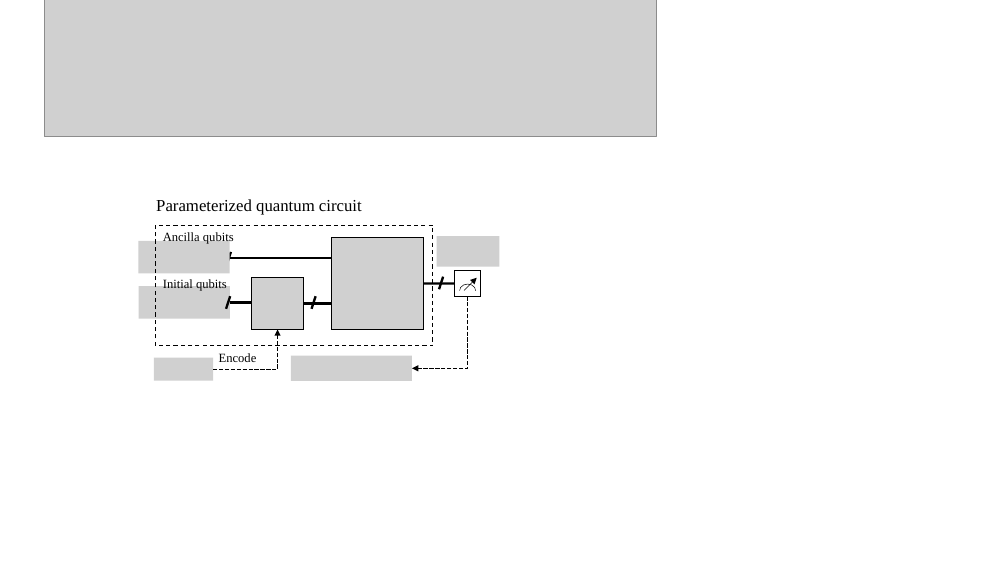
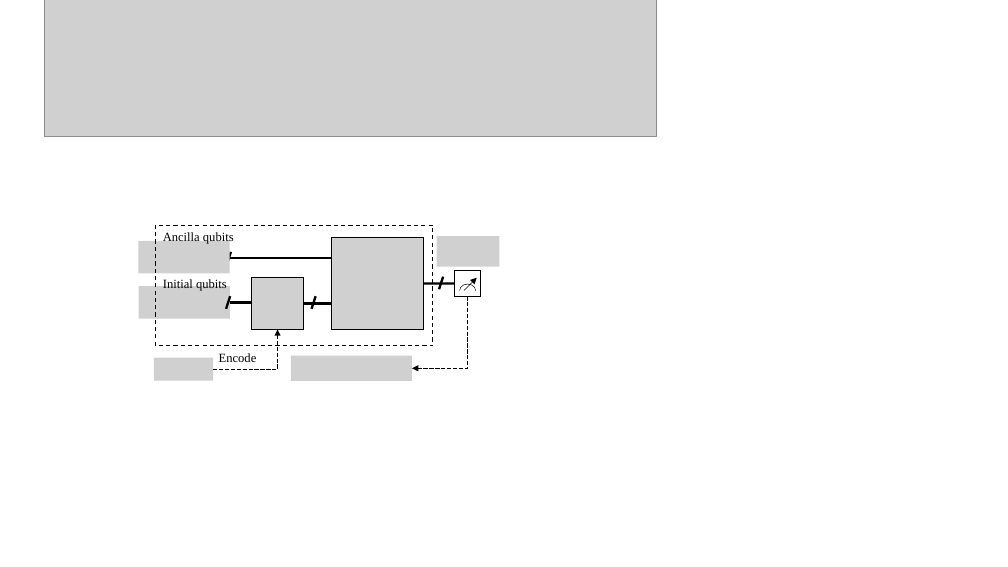
Before and after one commit to vutuanhai237/DynamicQNN, a slide deck: slide 22 of Hand-drawing-image.pptx. Drawn at 1008x567 pixels with LibreOffice and Linux fonts; fonts in the diff are those of the drawing; grey boxes stand for pictures. Boxes give left, top, right and bottom in pixels: in the first picture for what was removed or moved away, otherwise in the second. Text is boxed around its words. In the diff, an @@ line names an element or a change of style, - is before the commit and + after.

```diff
--- a/Hand-drawing-image.pptx
+++ b/Hand-drawing-image.pptx
@@ text removed at <box>156,199,362,215</box> @@
-Parameterized quantum circuit
```
Also in this commit, not shown: 1 other slide changed.
